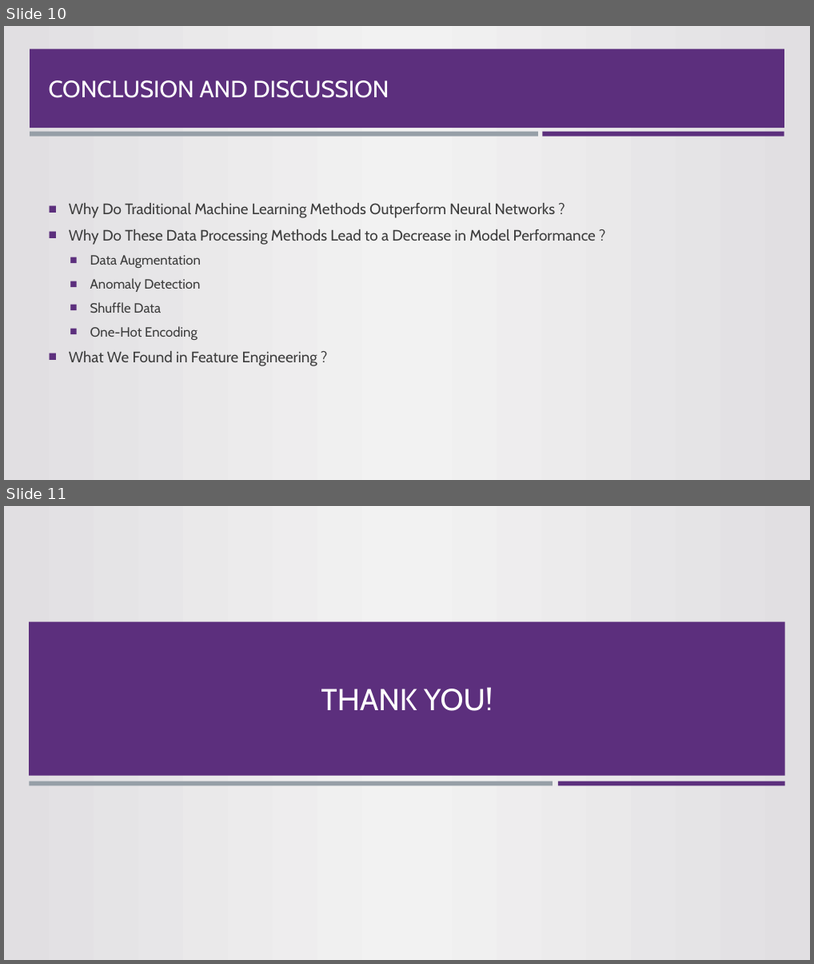
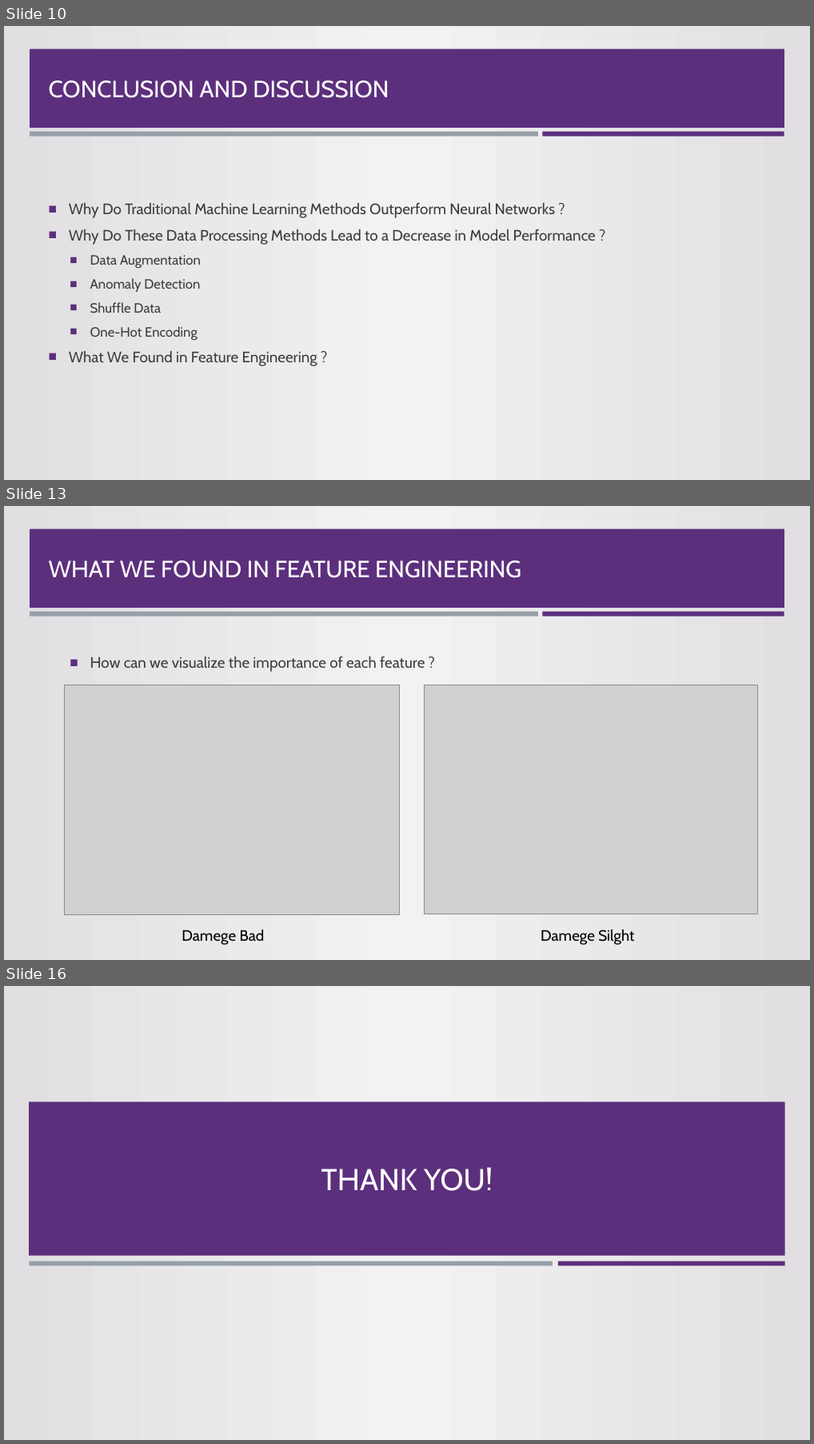
Before and after one commit to sunyrain/MLTask, a slide deck: Presentation.pptx. Shown one above the other, each under a label of ours: slides 10 and 11 before the commit, slides 10, 13 and 16 after it; the slides between them are not shown. The pictures are 814x964 and 814x1444 pixels, drawn with LibreOffice and Linux fonts; fonts in the diff are those of the drawing; grey boxes stand for pictures; background and template pictures are left out. Boxes give left, top, right and bottom in pixels: in the first picture for what was removed or moved away, otherwise in the second. Text is boxed around its words. In the diff, an @@ line names an element or a change of style, - is before the commit and + after.

```diff
--- a/Presentation.pptx
+++ b/Presentation.pptx
@@ slide 13 added at (x1=4, y1=506, x2=810, y2=960), background gradient #E1DFE2 to #F2F2F2; not listed: 3 template elements that a slide beside it also shows @@
@@ title added at (x1=49, y1=560, x2=522, y2=578), 28 pt, text #FFFFFF @@
+WHAT WE FOUND IN FEATURE ENGINEERING
@@ text added at (x1=90, y1=656, x2=425, y2=672), 18 pt, text #3D3D3D @@
+  ■ How can we visualize the importance of each feature ?
@@ picture added at (x1=65, y1=685, x2=400, y2=914) @@
@@ picture added at (x1=425, y1=685, x2=758, y2=914) @@
@@ text added at (x1=182, y1=929, x2=265, y2=944), 18 pt, text #000000 @@
+Damege Bad
@@ text added at (x1=541, y1=929, x2=634, y2=944), 18 pt, text #000000 @@
+Damege Silght
@@ what was slide 11 is now slide 16 @@
```
Also in this commit, not shown: 2 slides changed, 4 other slides added.
